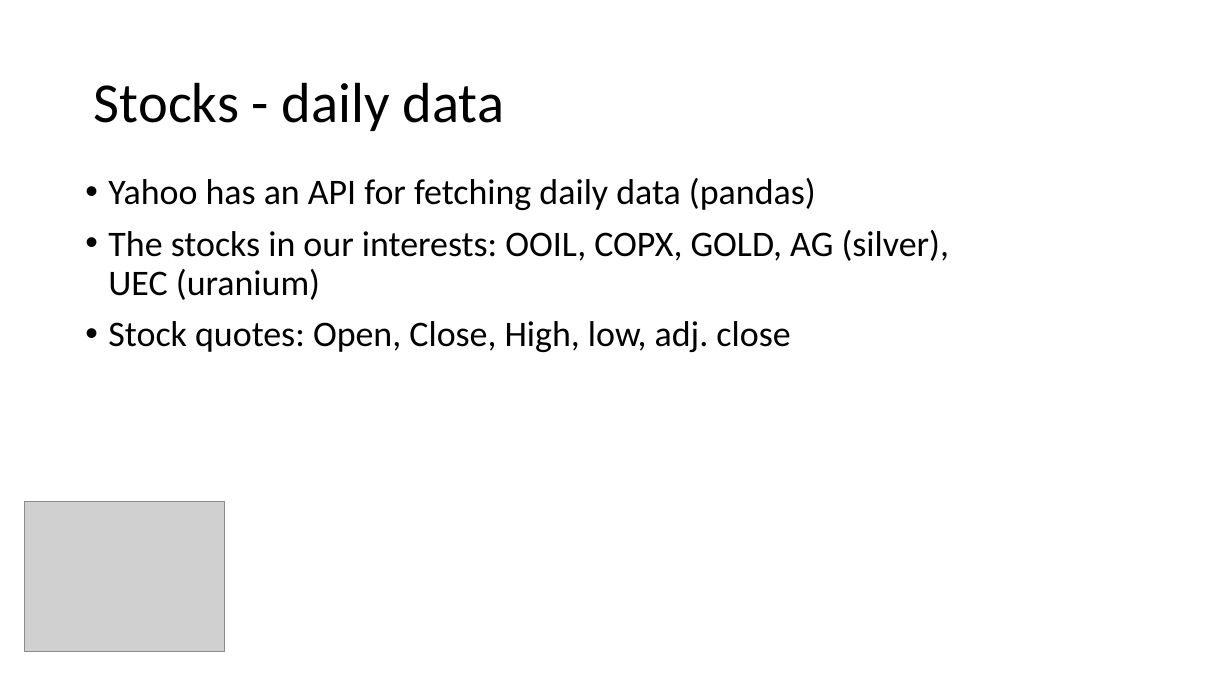
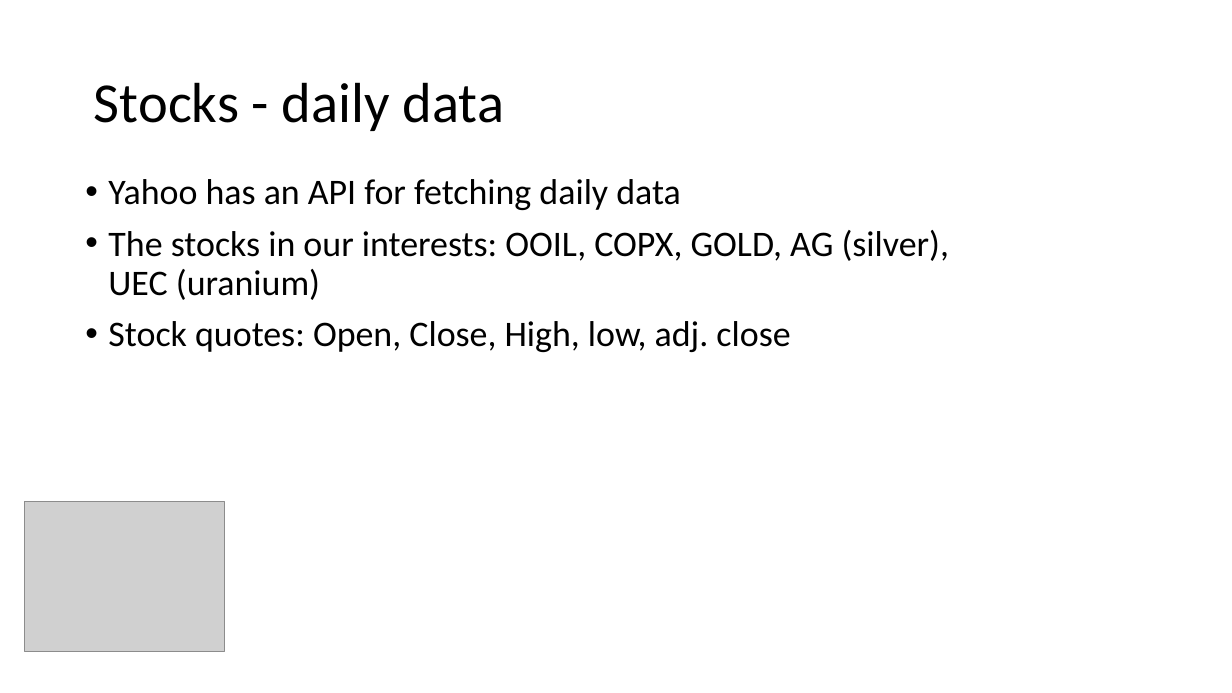
Before and after one commit to djikoSal/MarketGenie, a slide deck: slide 2 of Predicting commodities stocks.pptx. Drawn at 1232x693 pixels with LibreOffice and Linux fonts; fonts in the diff are those of the drawing; grey boxes stand for pictures. Boxes give left, top, right and bottom in pixels: in the first picture for what was removed or moved away, otherwise in the second. Text is boxed around its words. In the diff, an @@ line names an element or a change of style, - is before the commit and + after.

```diff
--- a/Predicting commodities stocks.pptx
+++ b/Predicting commodities stocks.pptx
@@ text at bbox=[108, 179, 681, 210]: text changed @@
-• Yahoo has an API for fetching daily data (pandas)
+• Yahoo has an API for fetching daily data
```
Also in this commit, not shown: 1 other slide changed, 3 slides added, 1 slide removed, 1 other file.
